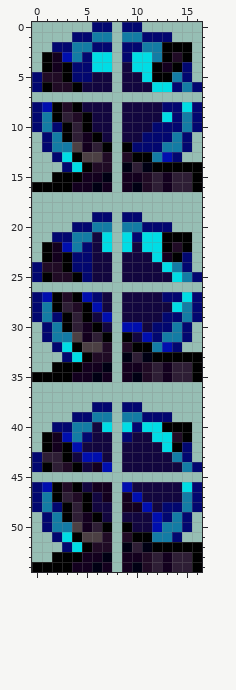
Pixel-art sprite, stored at Sources/Modules/MythModule/TheFirefly/Tiles/Furnitures/GlowWoodChest.png. Above, as it was before the edit.
The file is 34x110 pixels, drawn in blocks of 2x2; one block is one cell here. Colours within 5 levels of each other are drawn and written as one.
Now the later version:
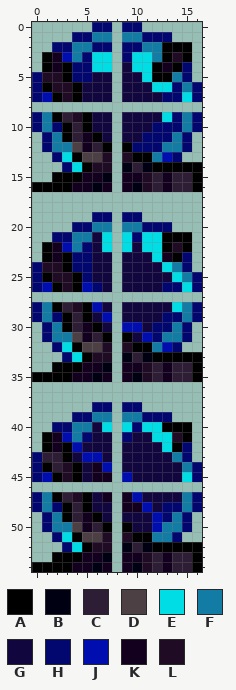
Palette (. is transparent): A #000000  B #000013  C #2e1e35  D #4c4044  E #00dde5  F #137ca5  G #12063f  H #020770  J #000eaf  K #13001e  L #200b25
Diff:
y 7: x 0..7 ........ -> HJALAGGG; x 9..16 ........ -> GGGGHHEH
y 8: x 0..7 HJALAGGG -> ........; x 9..16 GGGGHHEH -> ........
y 26: x 0..7 ........ -> HJALAJHG; x 9..16 ........ -> GGGGHHEH
y 27: x 0..7 HJALAJHG -> ........; x 9..16 GGGGHHEH -> ........
y 45: x 0..7 ........ -> HJALAGKK; x 9..16 ........ -> JGGGGGEH
y 46: x 0..7 HJALAGKK -> ........; x 9..16 JGGGGGEH -> ........
Changed places in both pictures, as pixel boxes (x1, y1, x2, y2):
changed: (32, 92, 202, 112)
changed: (32, 282, 202, 302)
changed: (32, 472, 202, 492)
